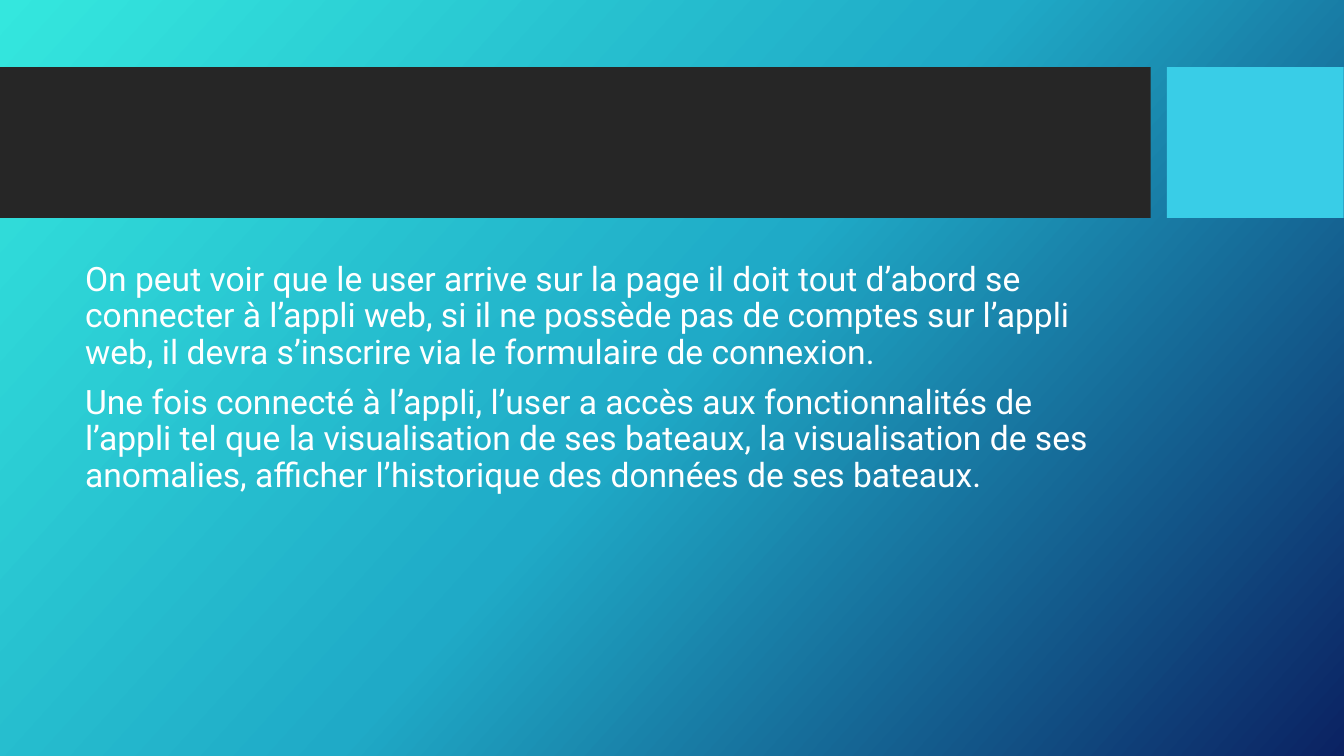
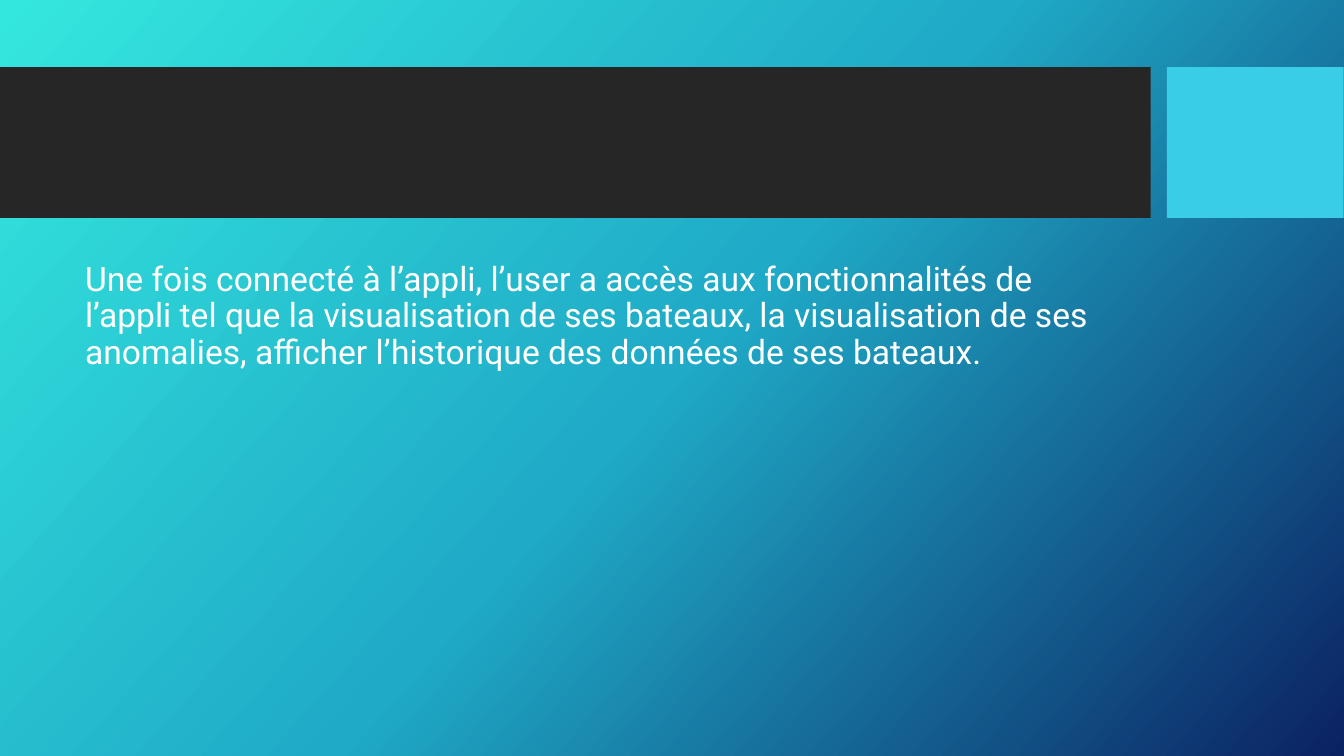
Before and after one commit to vincentsn2/Projet_BTS_Tracking_GPS, a slide deck: slide 54 of Dossier/Arthur/revueArthurBRICE1.pptx (slide 55 before the commit). Drawn at 1344x756 pixels with LibreOffice and Linux fonts; fonts in the diff are those of the drawing; background and template pictures are left out. Boxes give left, top, right and bottom in pixels: in the first picture for what was removed or moved away, otherwise in the second. Text is boxed around its words. In the diff, an @@ line names an element or a change of style, - is before the commit and + after.

```diff
--- a/Dossier/Arthur/revueArthurBRICE1.pptx
+++ b/Dossier/Arthur/revueArthurBRICE1.pptx
@@ text at [85,265,1069,369]: paragraph removed @@
-On peut voir que le user arrive sur la page il doit tout d’abord se connecter à l’appli web, si il ne possède pas de comptes sur l’appli web, il devra s’inscrire via le formulaire de connexion.
```
Also in this commit, not shown: 8 other slides changed, 2 slides added, 3 slides removed.
